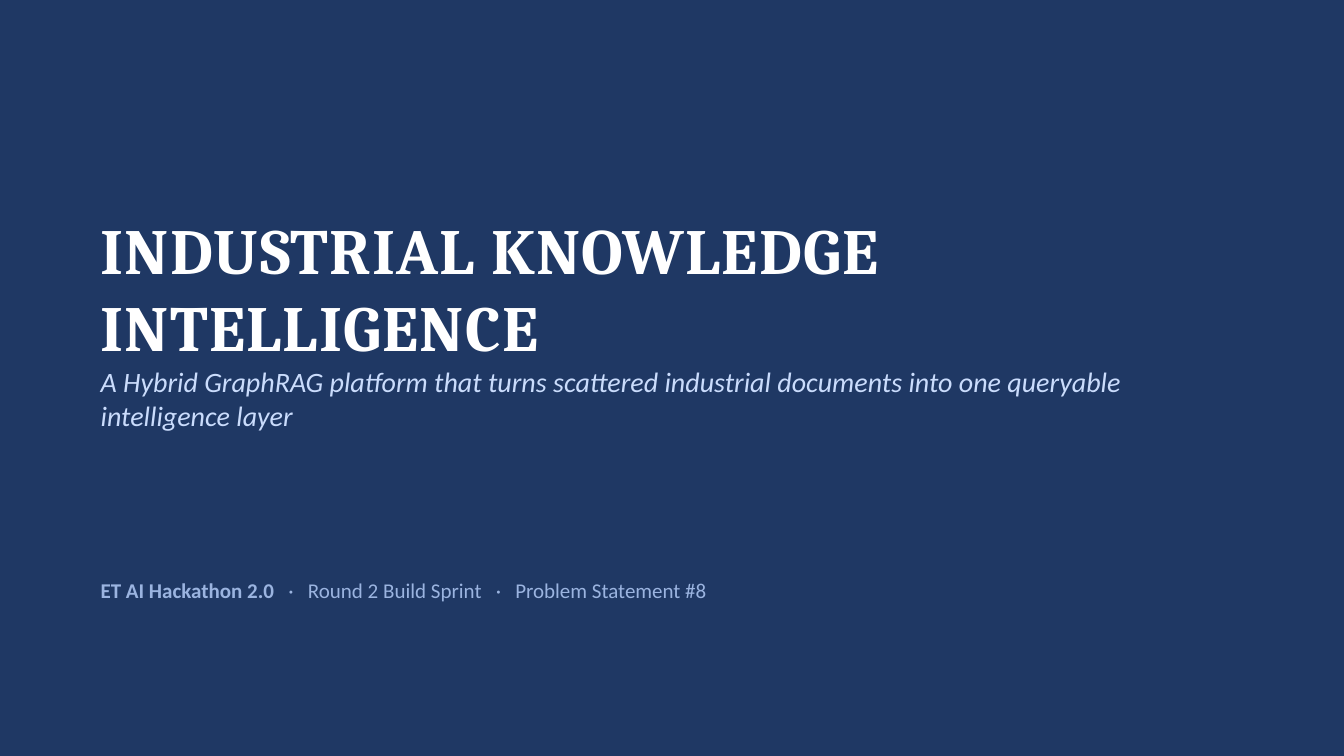
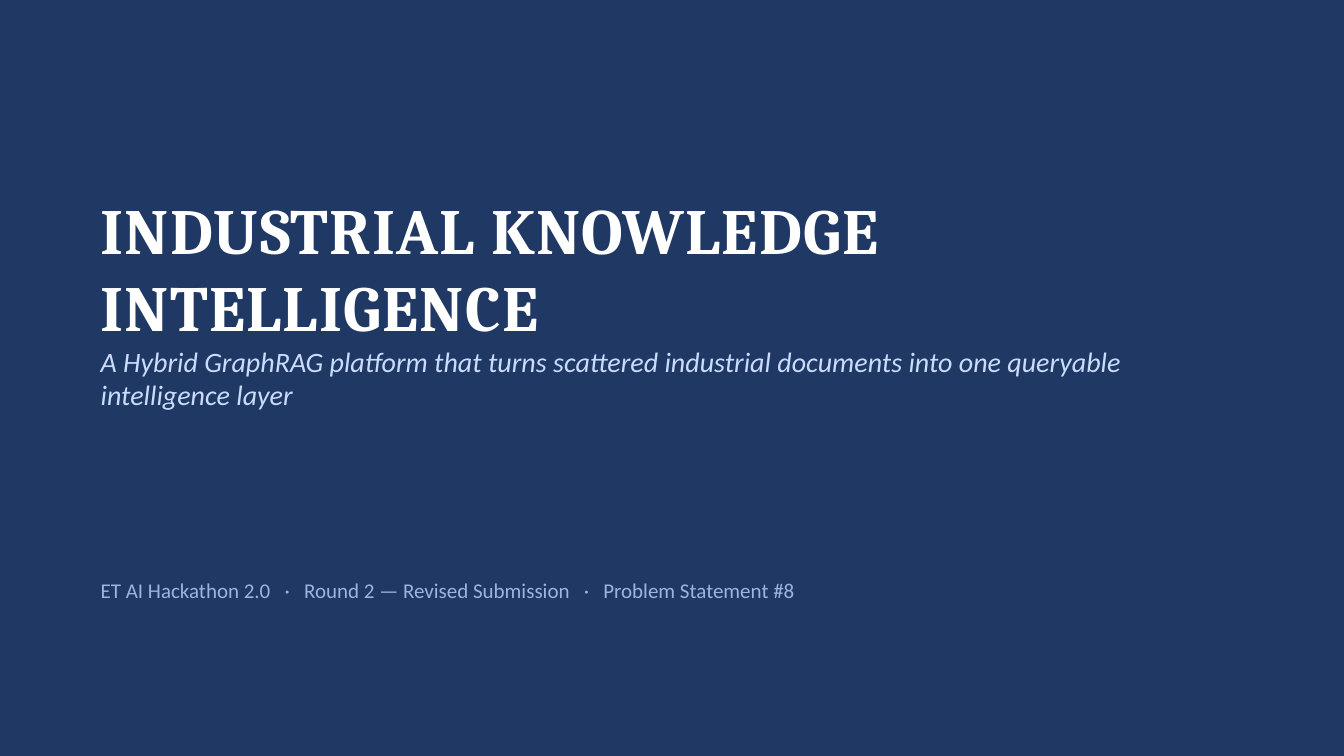
Before and after one commit to JOTHEESS/ET_HACKATHLAON-, a slide deck: slide 1 of Industrial_Knowledge_Intelligence_Deck.pptx. Drawn at 1344x756 pixels with LibreOffice and Linux fonts; fonts in the diff are those of the drawing. Boxes give left, top, right and bottom in pixels: in the first picture for what was removed or moved away, otherwise in the second. Text is boxed around its words. In the diff, an @@ line names an element or a change of style, - is before the commit and + after.

Commit message:
Update detailed document and deck with verified hardening-pass metrics (Q01 1.00, overall 0.83/0.81 @12, 0.70/0.76 @5)

```diff
--- a/Industrial_Knowledge_Intelligence_Deck.pptx
+++ b/Industrial_Knowledge_Intelligence_Deck.pptx
@@ text "INDUSTRIAL KNOWLEDGE INTELLIGENCE": place and size @@
-text "INDUSTRIAL KNOWLEDGE INTELLIGENCE" at bbox=[101, 230, 878, 352]
+text "INDUSTRIAL KNOWLEDGE INTELLIGENCE" at bbox=[101, 210, 878, 332]
@@ text "A Hybrid GraphRAG platform that ...": place and size @@
-text "A Hybrid GraphRAG platform that ..." at bbox=[101, 372, 1120, 431]
+text "A Hybrid GraphRAG platform that ..." at bbox=[101, 352, 1120, 410]
@@ text at bbox=[101, 583, 794, 598]: text changed @@
-ET AI Hackathon 2.0 · Round 2 Build Sprint · Problem Statement #8
+ET AI Hackathon 2.0 · Round 2 — Revised Submission · Problem Statement #8
```
Also in this commit, not shown: 9 other slides changed, 1 slide added, 1 other file.
